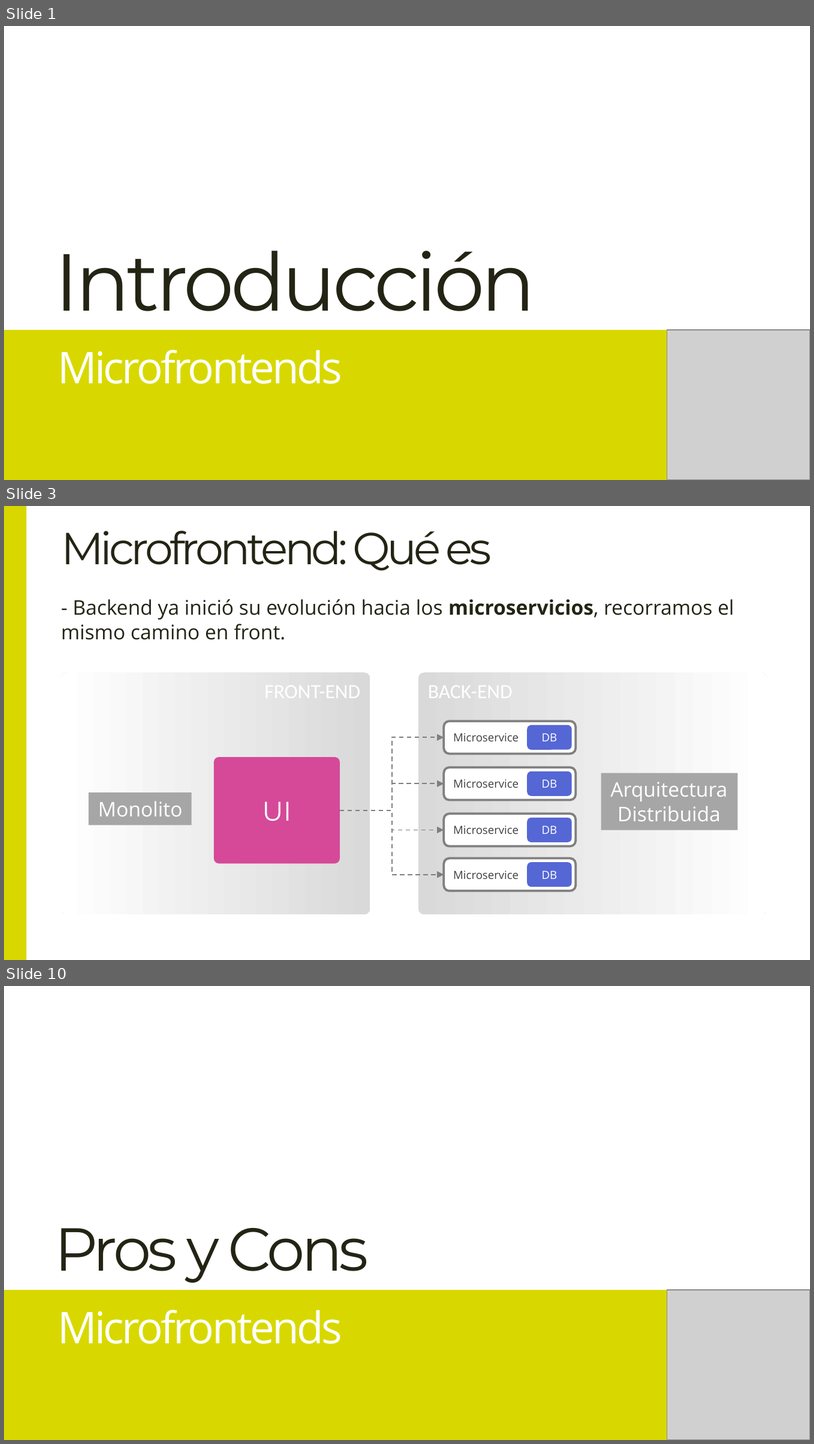
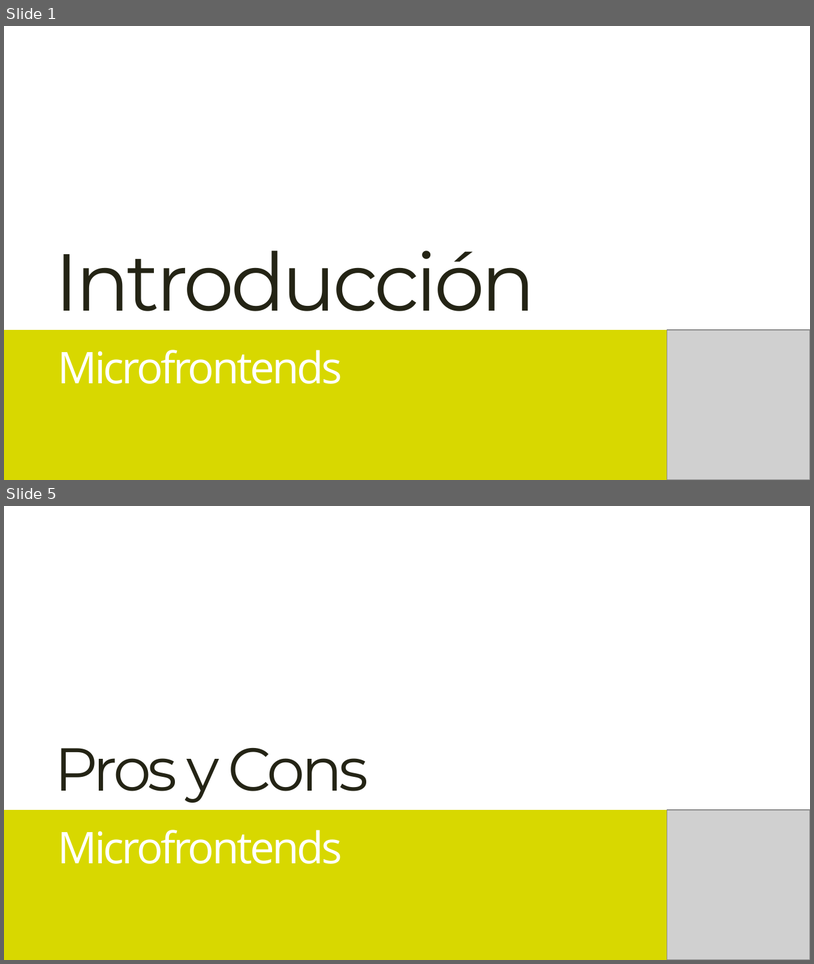
Before and after one commit to Lemoncode/master-frontend-lemoncode, a slide deck: 04-frameworks/16-microfrontends/00-teoría/00-introducción-a-microfrontends.pptx. Shown one above the other, each under a label of ours: slides 1, 3 and 10 before the commit, slides 1 and 5 after it; the slides between them are not shown. The pictures are 814x1444 and 814x964 pixels, drawn with LibreOffice and Linux fonts; fonts in the diff are those of the drawing; grey boxes stand for pictures. Boxes give left, top, right and bottom in pixels: in the first picture for what was removed or moved away, otherwise in the second. Text is boxed around its words. In the diff, an @@ line names an element or a change of style, - is before the commit and + after.

```diff
--- a/04-frameworks/16-microfrontends/00-teoría/00-introducción-a-microfrontends.pptx
+++ b/04-frameworks/16-microfrontends/00-teoría/00-introducción-a-microfrontends.pptx
@@ slide 3 removed at (4, 506, 810, 960), background #FFFFFF @@
@@ rectangle removed at (4, 506, 27, 959) @@
@@ title removed at (61, 531, 492, 571) @@
-Microfrontend: Qué es
@@ text removed at (61, 599, 734, 640) @@
-- Backend ya inició su evolución hacia los microservicios, recorramos el mismo camino en front.
@@ rounded rectangle removed at (61, 672, 371, 914) @@
-FRONT-END
@@ rounded rectangle removed at (419, 672, 767, 914) @@
-BACK-END
@@ rounded rectangle removed at (444, 721, 576, 754) @@
-Microservice
@@ elbow arrow removed from (340, 810) to (444, 738) @@
@@ rounded rectangle removed at (527, 724, 572, 750) @@
-DB
@@ rounded rectangle removed at (213, 757, 339, 863) @@
-UI
@@ rounded rectangle removed at (444, 767, 576, 799) @@
-Microservice
@@ rounded rectangle removed at (527, 771, 572, 796) @@
-DB
@@ rectangle removed at (602, 773, 738, 830) @@
-Arquitectura
-Distribuida
@@ rectangle removed at (89, 792, 192, 825) @@
-Monolito
@@ elbow arrow removed from (340, 810) to (444, 783) @@
@@ elbow arrow removed from (340, 810) to (444, 874) @@
@@ elbow arrow removed from (340, 810) to (444, 829) @@
@@ rounded rectangle removed at (444, 813, 576, 846) @@
-Microservice
@@ rounded rectangle removed at (527, 817, 572, 842) @@
-DB
@@ rounded rectangle removed at (444, 858, 576, 890) @@
-Microservice
@@ rounded rectangle removed at (527, 862, 572, 886) @@
-DB
@@ what was slide 10 is now slide 5 @@
```
Also in this commit, not shown: 7 slides changed, 3 slides added, 5 other slides removed.
